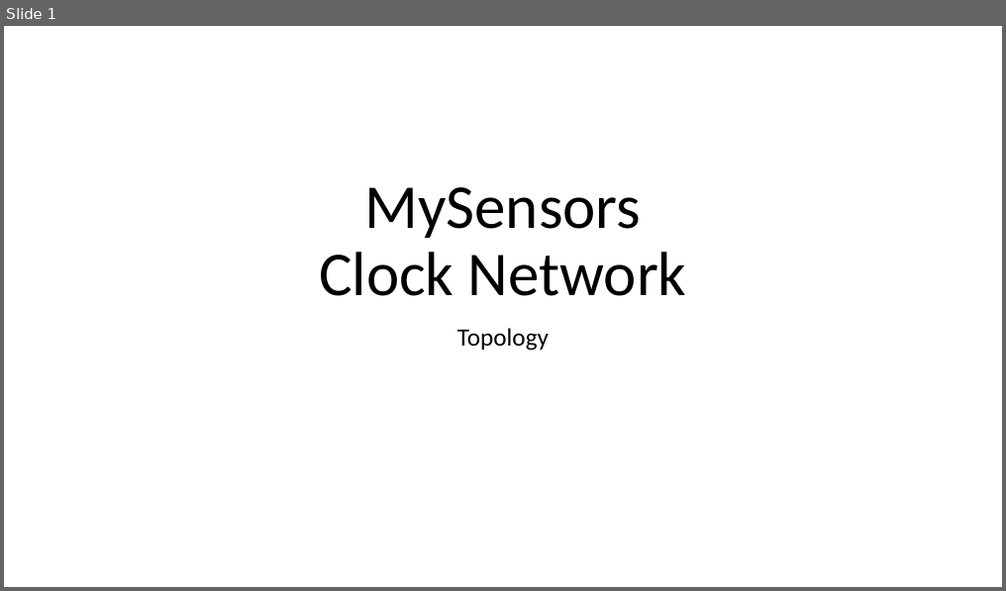
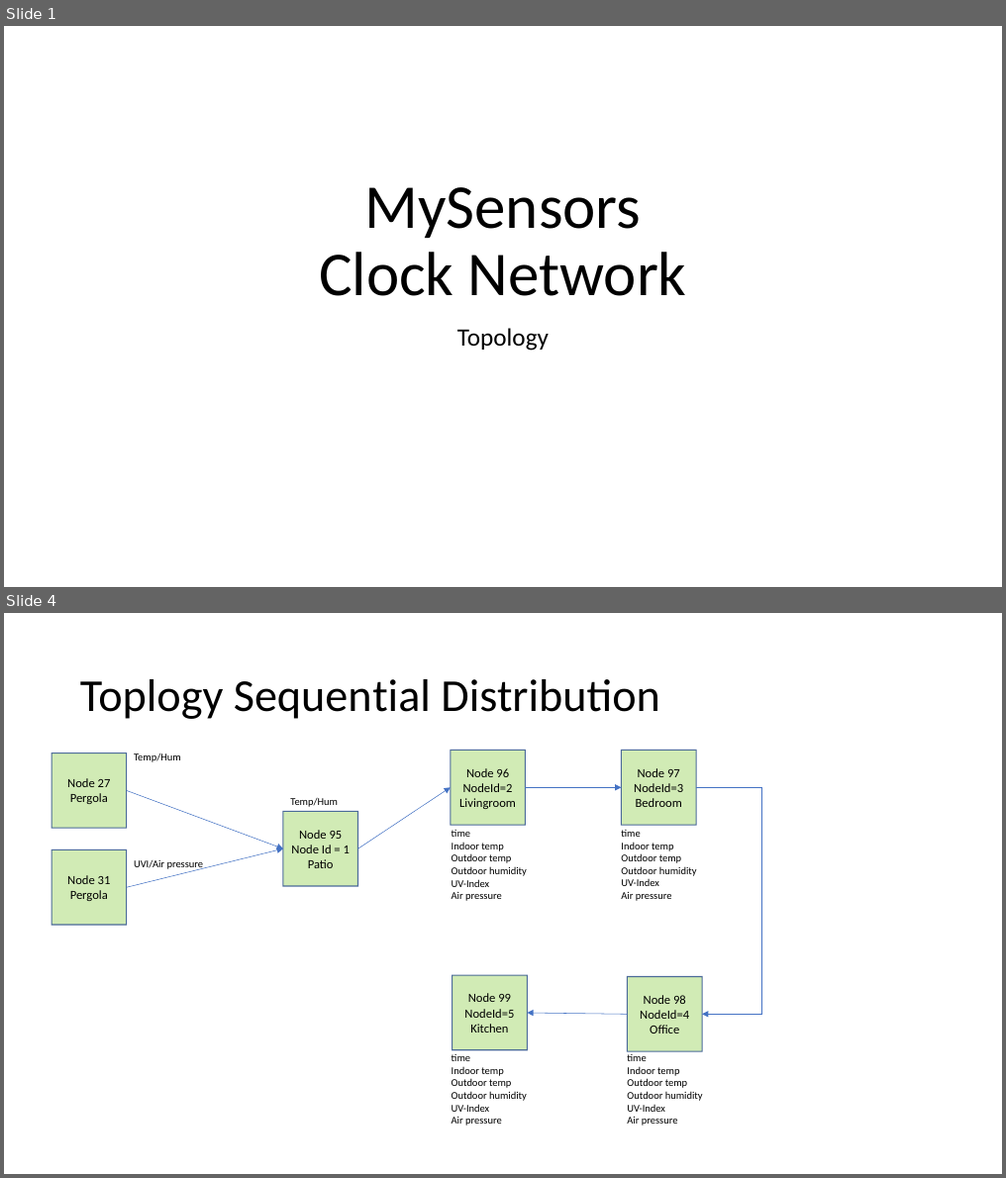
Before and after one commit to ollejoha/SevenSegmentClockNrf_2021, a slide deck: Documentation/ClockNet.pptx. Shown one above the other, each under a label of ours: slide 1 before the commit, slides 1 and 4 after it; the slides between them are not shown. The pictures are 1006x591 and 1006x1178 pixels, drawn with LibreOffice and Linux fonts; fonts in the diff are those of the drawing. Boxes give left, top, right and bottom in pixels: in the first picture for what was removed or moved away, otherwise in the second. Text is boxed around its words. In the diff, an @@ line names an element or a change of style, - is before the commit and + after.

Commit message:
Reset to default
Reset selectors to defaul = No node selected

```diff
--- a/Documentation/ClockNet.pptx
+++ b/Documentation/ClockNet.pptx
@@ slide 4 added at bbox=[4, 613, 1002, 1174], background #FFFFFF @@
@@ title added at bbox=[80, 679, 659, 719], 44 pt, text #000000 @@
+Toplogy Sequential Distribution
@@ rectangle added at bbox=[52, 753, 127, 828], fill #92D050 at 42% opacity, outline #325491 1 pt, 12 pt, text #000000 @@
+Node 27
+Pergola
@@ text added at bbox=[134, 754, 181, 762], 10 pt, text #000000 @@
+Temp/Hum
@@ rectangle added at bbox=[450, 750, 525, 825], fill #92D050 at 42% opacity, outline #325491 1 pt, 12 pt, text #000000 @@
+Node 96
+NodeId=2
+Livingroom
@@ rectangle added at bbox=[622, 750, 696, 825], fill #92D050 at 42% opacity, outline #325491 1 pt, 12 pt, text #000000 @@
+Node 97
+NodeId=3
+Bedroom
@@ arrow added from (127, 790) to (283, 849), #4472C4 0.5 pt @@
@@ arrow added from (358, 849) to (450, 787), #4472C4 0.5 pt @@
@@ arrow added from (525, 787) to (622, 787), #4472C4 0.5 pt @@
@@ elbow arrow added from (696, 787) to (703, 1014), #4472C4 0.5 pt @@
@@ rectangle added at bbox=[283, 811, 358, 886], fill #92D050 at 42% opacity, outline #325491 1 pt, 12 pt, text #000000 @@
+Node 95
+Node Id = 1
+Patio
@@ text added at bbox=[290, 798, 338, 807], 10 pt, text #000000 @@
+Temp/Hum
@@ arrow added from (127, 888) to (283, 849), #4472C4 0.5 pt @@
@@ text added at bbox=[451, 830, 527, 901], 10 pt, text #000000 @@
+time
+Indoor temp
+Outdoor temp
+Outdoor humidity
+UV-Index
+Air pressure
@@ text added at bbox=[621, 830, 697, 901], 10 pt, text #000000 @@
+time
+Indoor temp
+Outdoor temp
+Outdoor humidity
+UV-Index
+Air pressure
@@ rectangle added at bbox=[52, 851, 127, 925], fill #92D050 at 42% opacity, outline #325491 1 pt, 12 pt, text #000000 @@
+Node 31
+Pergola
@@ text added at bbox=[134, 861, 204, 871], 10 pt, text #000000 @@
+UVI/Air pressure
@@ rectangle added at bbox=[452, 975, 528, 1051], fill #92D050 at 42% opacity, outline #325491 1 pt, 12 pt, text #000000 @@
+Node 99
+NodeId=5
+Kitchen
@@ rectangle added at bbox=[628, 977, 703, 1052], fill #92D050 at 42% opacity, outline #325491 1 pt, 12 pt, text #000000 @@
+Node 98
+NodeId=4
+Office
@@ arrow added from (628, 1014) to (528, 1013), #4472C4 0.5 pt @@
@@ text added at bbox=[451, 1055, 527, 1126], 10 pt, text #000000 @@
+time
+Indoor temp
+Outdoor temp
+Outdoor humidity
+UV-Index
+Air pressure
@@ text added at bbox=[627, 1055, 703, 1126], 10 pt, text #000000 @@
+time
+Indoor temp
+Outdoor temp
+Outdoor humidity
+UV-Index
+Air pressure
```
Also in this commit, not shown: 3 slides changed, 1 other file.
